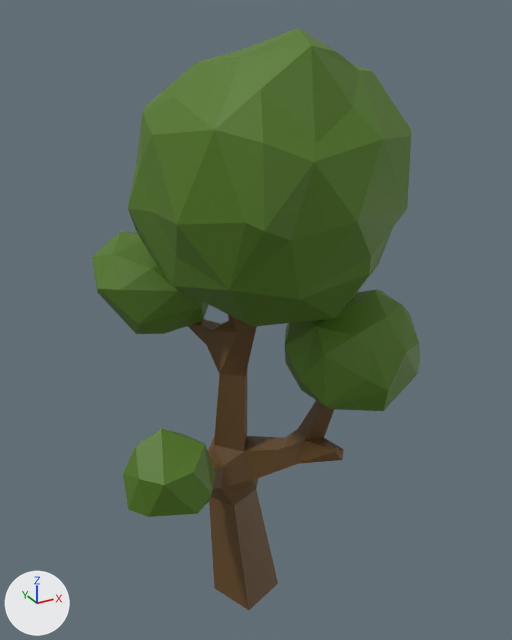
The OBJ model data/Props/tree1.obj: old version first, new version second.
Rendered twice from a camera (50 mm lens) standing at (-82.6, -150.2, 169.2) and looking at (2.5, 4.5, 91.8). Arrows for +X, +Y and +Z are at lower left; the lights stay in place. Where no turn or scale is listed for an object, it has been applied to the vertices. Vertices at the same position are counted once.

Names of what the first picture shows: 'Tree1_Cube.020'.
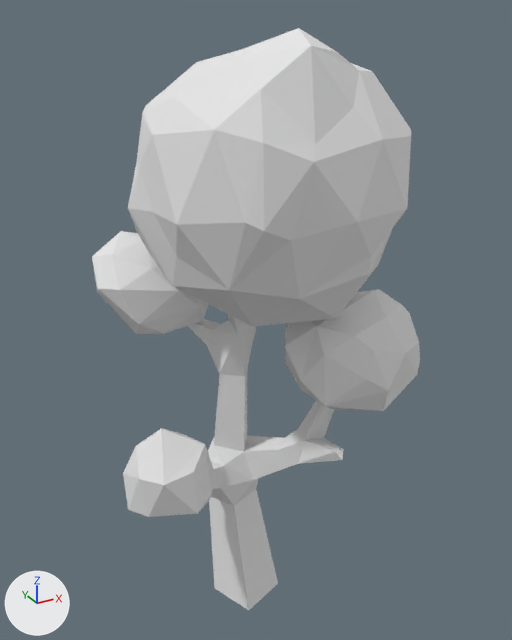
What differs and where, as boxes [x1, y1, x2, y2] in the pictures (512 x 640 px):
part 1 of me_tree1_cube_020, recoloured (brown to white): [188, 315, 344, 610] in both
part 2 of me_tree1_cube_020, recoloured (green to white): [92, 28, 420, 517] in both

The change in detail:
Material 'Material.009' (mat_material_009) is new.
Its base color is (0.8, 0.8, 0.8) (white #e7e7e7).
Its roughness is 1.0.
me_tree1_cube_020 has 252 vertices, 484 faces and spans x -40.0..41.0, y -35.0..37.0, z 0.0..165.0.
me_tree1_cube_020 is used by ob_tree1_cube_020; location (0.0, 0.0, 0.0).
me_tree1_cube_020 part 1: all 136 faces that had it switch from mat_tree1_2_001 (brown #654924) to mat_material_009 (white #e7e7e7).
me_tree1_cube_020 part 2: all 348 faces that had it switch from mat_tree1 (dark green #53791e) to mat_material_009 (white #e7e7e7).
